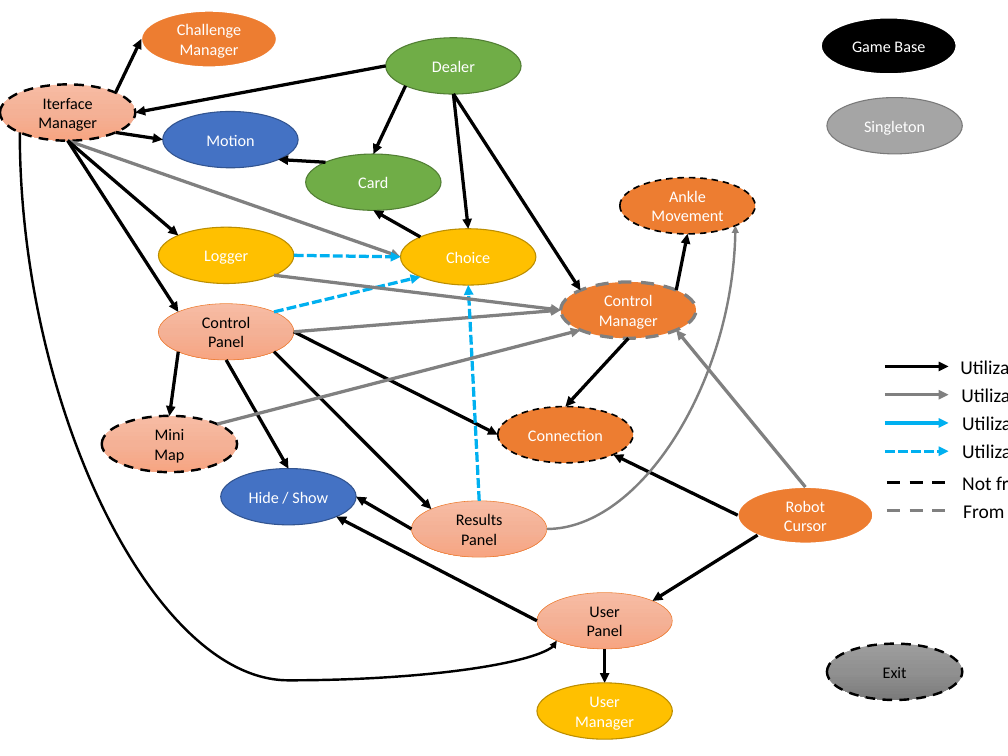
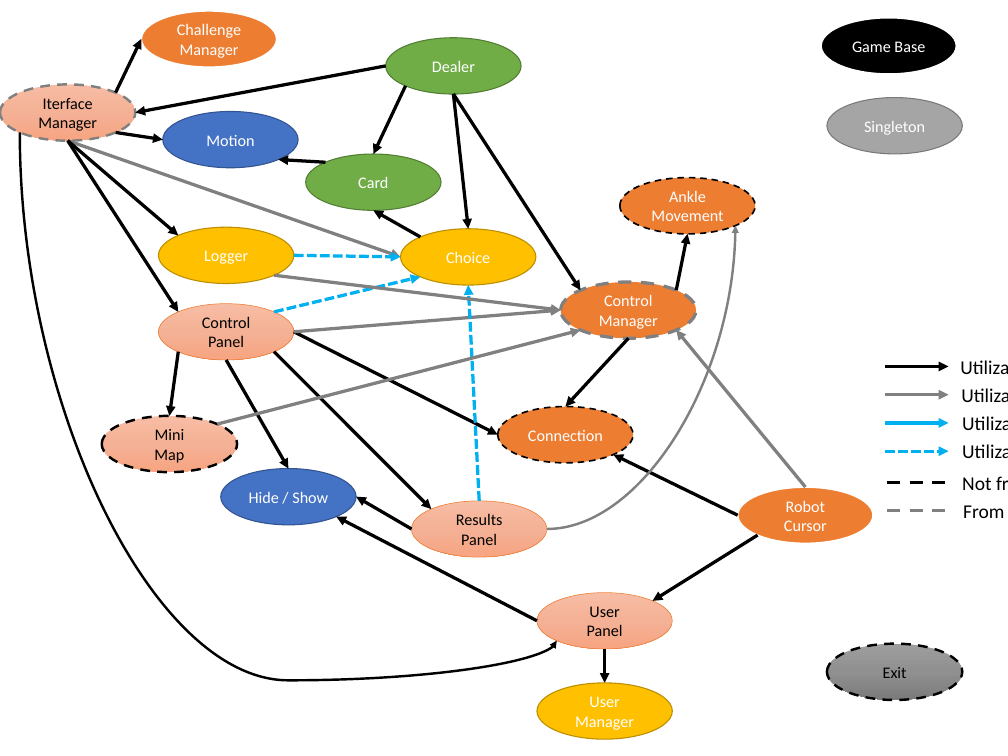
Before and after one commit to ThalesBP/AVC_CardGame, a slide deck: slide 1 of Script Flow.pptx. Drawn at 1008x756 pixels with LibreOffice and Linux fonts; fonts in the diff are those of the drawing. Boxes give left, top, right and bottom in pixels: in the first picture for what was removed or moved away, otherwise in the second. Text is boxed around its words. In the diff, an @@ line names an element or a change of style, - is before the commit and + after.

```diff
--- a/Script Flow.pptx
+++ b/Script Flow.pptx
@@ ellipse "Iterface Manager" at [0, 84, 135, 141]: outline #000000 2.25 pt dashed to #808080 2.25 pt dashed @@
```
Also in this commit, not shown: 9 other files.
